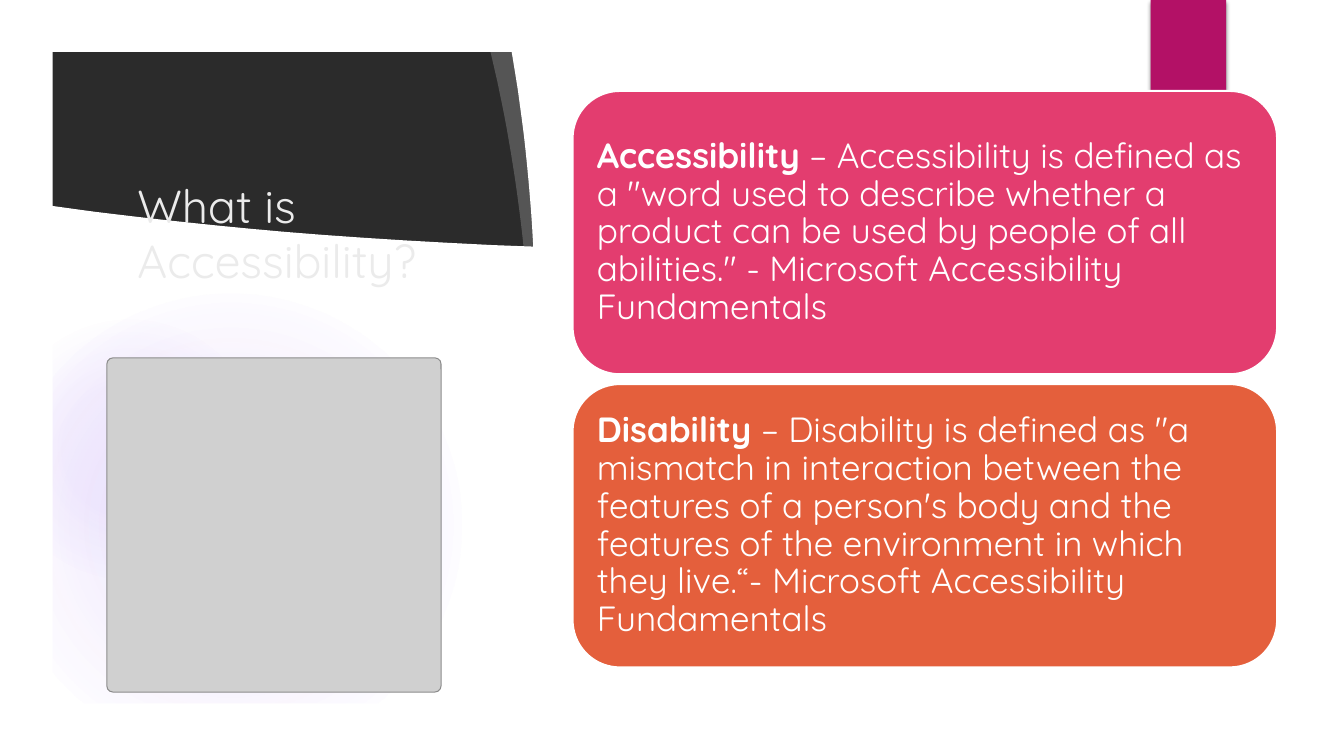
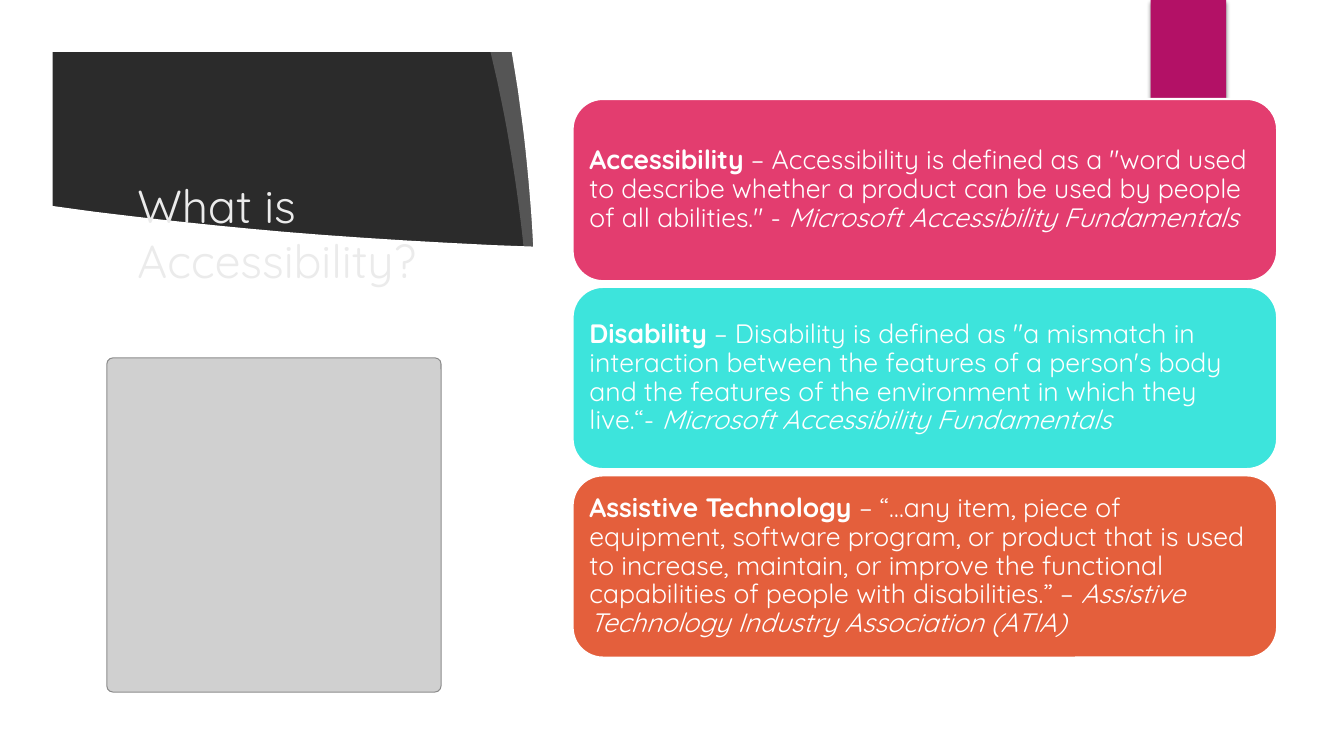
Before and after one commit to CorgiDev/A11y-Materials, a slide deck: slide 3 of Presenations/Intro to Accessible Web Design_2021.pptx (slide 4 before the commit). Drawn at 1344x756 pixels with LibreOffice and Linux fonts; fonts in the diff are those of the drawing; grey boxes stand for pictures; background and template pictures are left out; a plain dark background stands for a picture behind light text. Boxes give left, top, right and bottom in pixels: in the first picture for what was removed or moved away, otherwise in the second. Text is boxed around its words. In the diff, an @@ line names an element or a change of style, - is before the commit and + after.

```diff
--- a/Presenations/Intro to Accessible Web Design_2021.pptx
+++ b/Presenations/Intro to Accessible Web Design_2021.pptx
@@ rounded rectangle: place and size @@
-rounded rectangle at bbox=[573, 91, 1277, 374]
+rounded rectangle at bbox=[573, 99, 1277, 281]
@@ text "Accessibility – Accessibility is defined ..." at bbox=[589, 149, 1246, 233]: size 25 to 19 pt; italic on in "Microsoft Accessibility Fundamentals"; less space between paragraphs @@
@@ ellipse removed at bbox=[0, 294, 462, 756] @@
@@ rounded rectangle added at bbox=[573, 287, 1277, 470], fill #3CE4DC, outline #FFFFFF 1.5 pt @@
@@ text "Disability – Disability is defined ..." at bbox=[589, 323, 1222, 435]: size 25 to 19 pt; italic on in "Microsoft Accessibility Fundamentals"; less space between paragraphs @@
@@ text "Disability – Disability is defined ...": place and size @@
-text "Disability – Disability is defined ..." at bbox=[597, 416, 1189, 632]
+text "Disability – Disability is defined ..." at bbox=[589, 323, 1222, 435]
@@ ellipse removed at bbox=[0, 320, 260, 580] @@
@@ rounded rectangle: place and size @@
-rounded rectangle at bbox=[573, 384, 1277, 667]
+rounded rectangle at bbox=[573, 476, 1277, 658]
@@ text added at bbox=[589, 497, 1244, 638], 19 pt, text #FFFFFF @@
+Assistive Technology – “…any item, piece of equipment, software program, or product that is used to increase, maintain, or improve the functional capabilities of people with disabilities.” – Assistive Technology Industry Association (ATIA)
```
Also in this commit, not shown: 4 other slides changed, 2 slides added.
